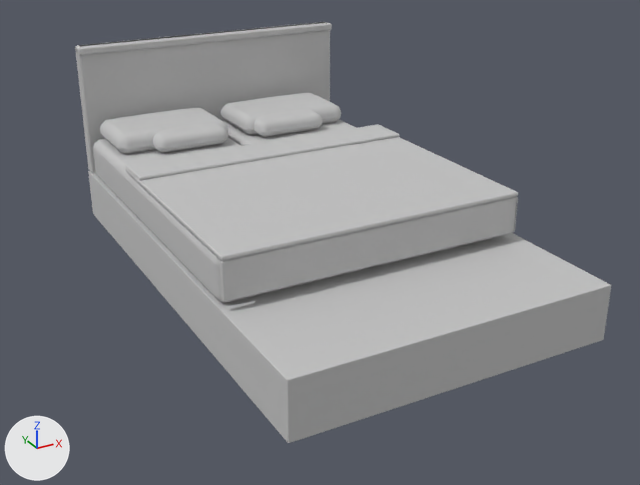
An edit to the glTF model models/mbed.glb, drawn before and after from the same camera.
Camera for both pictures: a 50 mm camera at (-1.3, -5.45, 2.16) aimed at (0.81, -1.61, 0.24). Lighting does not change. The marker at lower left points along +X, +Y and +Z. The older version comes first. Vertices at exactly the same position are counted once.

Before the edit, the objects in view are built like this:
```python
me_dark = bpy.data.meshes.new('dark')
me_dark.from_pydata(...)  # 1002 vertices, 1992 faces; spans x 0.0..1.74, y -2.82..0.0, z 0.0..0.3
me_dark.materials.append(mat_dark)  # light grey #c4c4c4
me_leather = bpy.data.meshes.new('leather')
me_leather.from_pydata(...)  # 572 vertices, 1136 faces; spans x 0.0..1.74, y -0.1..0.0, z 0.3..1.1
me_leather.materials.append(mat_leather)  # light grey #c4c4c4
me_pillow = bpy.data.meshes.new('pillow')
me_pillow.from_pydata(...)  # 512 vertices, 1016 faces; spans x 0.05..1.55, y -0.6..-0.15, z 0.55..0.69
me_pillow.materials.append(mat_pillow)  # light grey #c4c4c4
ob_dark = bpy.data.objects.new('dark', me_dark)
ob_dark.location = (0.0, 0.0, 0.0)
ob_leather = bpy.data.objects.new('leather', me_leather)
ob_leather.location = (0.0, 0.0, 0.0)
ob_pillow = bpy.data.objects.new('pillow', me_pillow)
ob_pillow.location = (0.0, 0.0, 0.0)
# also in view: 'kmat' at (0.8, -1.15, 0.43); 'cover' at (0.82, -1.3, 0.51)
```
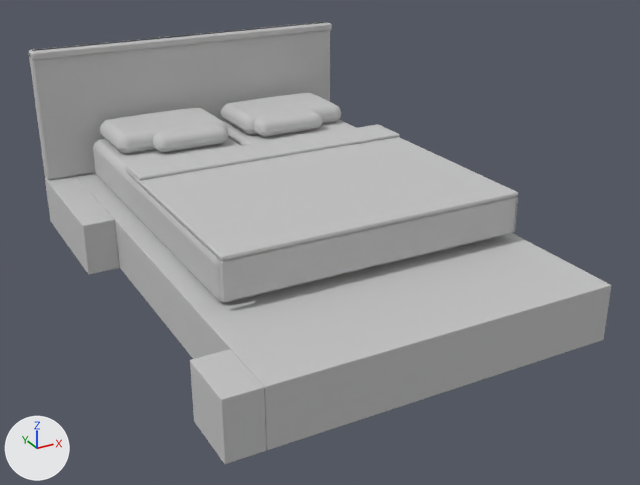
The newer file is also turned or shifted as a whole; pictures and numbers use the older file's frame.

Pixel boxes [x1, y1, x2, y2] of what changed, in the pictures (640 x 485 px; the box of a moved part takes in the faces that stretch with it):
'dark', rescaled: before [88, 171, 611, 443]; after [76, 173, 611, 450]
'leather', reshaped (18% wider): before [75, 22, 332, 173]; after [29, 22, 332, 180]
'dark#n', added: after [190, 349, 266, 464]
'dark#s', added: after [45, 176, 119, 274]
part 2 of me_leather, moved or reshaped: before [75, 45, 96, 173]; after [29, 45, 96, 180]

What the commit changed:
Material 'dark#n' (mat_dark_n) is new.
Its base color is (0.55, 0.55, 0.55) (light grey #c4c4c4).
Its roughness is 0.9.
Material 'dark#s' (mat_dark_s) is new.
Its base color is (0.55, 0.55, 0.55) (light grey #c4c4c4).
Its roughness is 0.9.
me_dark is used by ob_dark; location (0.0, 0.0, 0.0).
me_dark had 1002 vertices, 1992 faces and spanned x 0.0..1.74, y -2.82..0.0, z 0.0..0.3.
me_dark now has 1002 vertices, 1992 faces and spans x -0.1..1.74, y -2.82..0.0, z 0.0..0.3.
me_dark part 1: the whole mesh is scaled about its middle by (1.05, 1, 1), then moved by (-0.04, 0.0, 0.0).
me_leather is used by ob_leather; location (0.0, 0.0, 0.0).
me_leather had 572 vertices, 1136 faces and spanned x 0.0..1.74, y -0.1..0.0, z 0.3..1.1.
me_leather now has 610 vertices, 1212 faces and spans x -0.28..1.74, y -0.1..0.0, z 0.3..1.1.
me_leather part 2: 397 vertices moved from x 0.0..1.53, y -0.1..0.0, z 0.3..1.1 to x -0.27..1.53, y -0.1..0.0, z 0.3..1.1; 39 vertices removed from x 0.0..1.53, y -0.09..0.0, z 0.31..1.1; 77 vertices added at x -0.28..1.52, y -0.1..0.0, z 0.31..1.1.
Mesh me_dark_n is new.
It has 68 vertices, 132 faces and spans x 0.0..0.18, y -2.82..-2.494, z 0.0..0.3.
It uses material mat_dark_n (light grey #c4c4c4).
Mesh me_dark_s is new.
It has 80 vertices, 156 faces and spans x 0.0..0.18, y -0.894..0.0, z 0.0..0.3.
It uses material mat_dark_s (light grey #c4c4c4).
Object 'dark#n' (ob_dark_n) is new; it shows me_dark_n.
Its location is (-0.275, 0.0, 0.0).
Object 'dark#s' (ob_dark_s) is new; it shows me_dark_s.
Its location is (-0.275, 0.0, 0.0).
